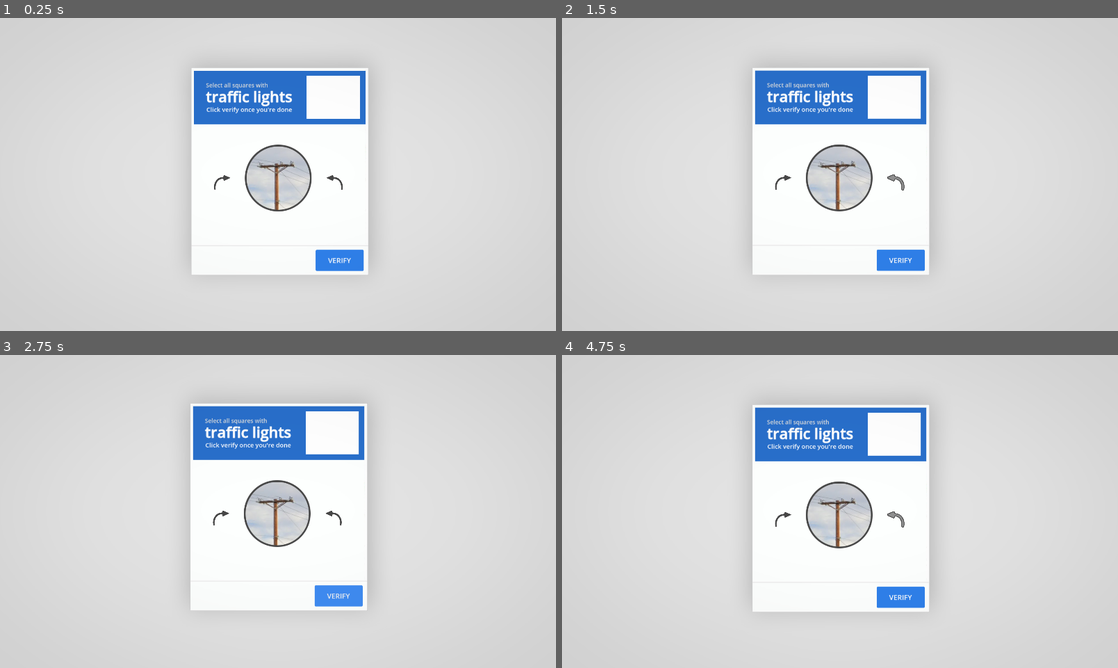
Above: before the commit, frames 1-4 (two rows, left to right).
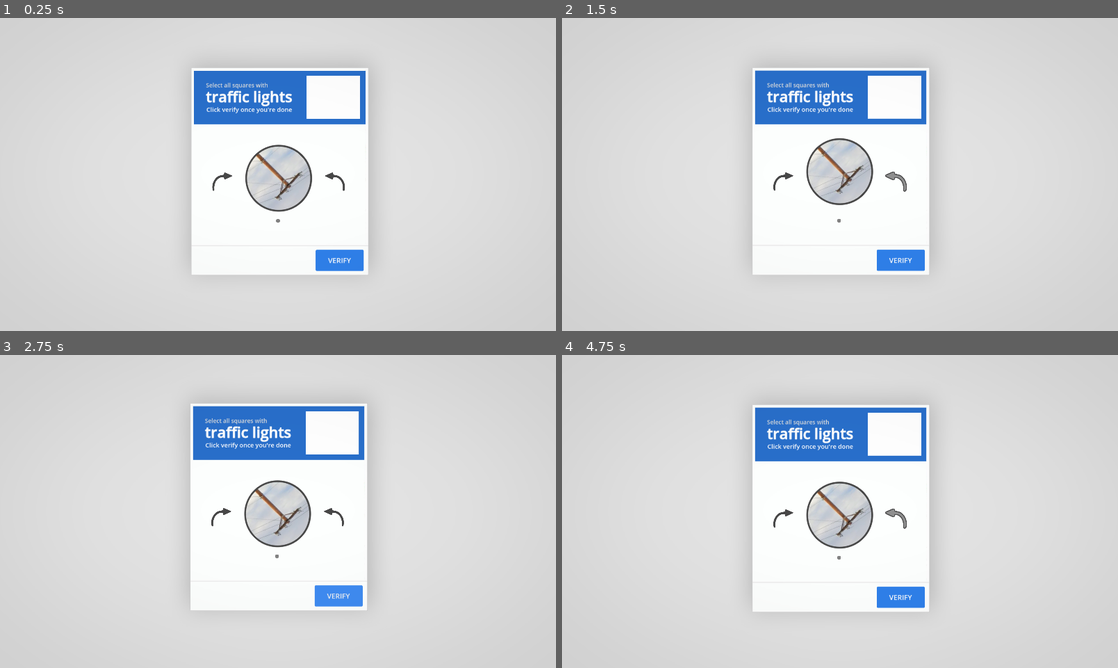
Above: after the commit, the same moments.

Repository: NonsenseNH/CaptchaWare
Game: Godot game, scene res://scenes/test_microgame.tscn
The game is run twice, just before and just after one commit, with the same random seed, the same clock (stepped at 60 frames per second) and the same inputs. This scene is started directly instead of the project's main scene. Sound files missing from this copy of the repository are replaced by a short silence.
Inputs (mouse positions are in pixels of both pictures, inside the frame that each line leads up to; where the layout moved, square brackets give the same spot in the first picture):
- Up to frame 1 (0.25 s): no input
- Up to frame 2 (1.5 s): click (784, 180) [784, 183] at 0.5 s; click (895, 180) [895, 183] at 1.25 s
- Up to frame 3 (2.75 s): click "VERIFY" at 2 s
- Up to frame 4 (4.75 s): click "VERIFY" at 2.75 s; click (784, 517) at 3.5 s; click (895, 517) [895, 520] at 4.25 s

The runs differ from the first frame. In frame 1, 0.9% of the frame differs, in the area x 38-62%, y 40-66%; in frame 2, 1.4%, in the area x 38-65%, y 18-66%; in frame 3, 0.9%; in frame 4, 1.0%.

Commit message:
coded some face_right_up stuffs

Diff:
--- a/scenes/test_microgame.tscn
+++ b/scenes/test_microgame.tscn
@@ -49,6 +49,43 @@
 [sub_resource type="StyleBoxFlat" id="StyleBoxFlat_kxyth"]
 bg_color = Color(0, 0, 0, 0.133333)
 
+[sub_resource type="Animation" id="Animation_dosju"]
+resource_name = "bounce"
+length = 0.2035
+tracks/0/type = "value"
+tracks/0/imported = false
+tracks/0/enabled = true
+tracks/0/path = NodePath("Circle:position")
+tracks/0/interp = 1
+tracks/0/loop_wrap = true
+tracks/0/keys = {
+"times": PackedFloat32Array(0, 0.1, 0.2),
+"transitions": PackedFloat32Array(0.27739248, 2.4622896, 1),
+"update": 0,
+"values": [Vector2(204, 122.265015), Vector2(204, 97.475), Vector2(204, 122.265015)]
+}
+
+[sub_resource type="Animation" id="Animation_4rwuo"]
+length = 0.001
+tracks/0/type = "value"
+tracks/0/imported = false
+tracks/0/enabled = true
+tracks/0/path = NodePath("Circle:position")
+tracks/0/interp = 1
+tracks/0/loop_wrap = true
+tracks/0/keys = {
+"times": PackedFloat32Array(0),
+"transitions": PackedFloat32Array(1),
+"update": 0,
+"values": [Vector2(204, 122.265015)]
+}
+
+[sub_resource type="AnimationLibrary" id="AnimationLibrary_xxse2"]
+_data = {
+&"RESET": SubResource("Animation_4rwuo"),
+&"bounce": SubResource("Animation_dosju")
+}
+
 [sub_resource type="StyleBoxFlat" id="StyleBoxFlat_eyf67"]
 bg_color = Color(0.7962427, 0.7962432, 0.7962428, 1)
 border_width_left = 2
@@ -390,11 +427,11 @@
 
 [node name="arrowLeft" type="TextureButton" parent="MicrogameGameplay/window/captcha_window/curGame/faceRightUp"]
 layout_mode = 0
-offset_left = 45.0
-offset_top = 112.265015
-offset_right = 137.30705
-offset_bottom = 195.10468
-scale = Vector2(0.49638206, 0.49638206)
+offset_left = 40.0
+offset_top = 105.265015
+offset_right = 132.30705
+offset_bottom = 188.10468
+scale = Vector2(0.61638206, 0.61638206)
 focus_mode = 0
 texture_normal = ExtResource("11_xc6lx")
 texture_pressed = ExtResource("13_8u1fw")
@@ -404,11 +441,11 @@
 
 [node name="arrowRight" type="TextureButton" parent="MicrogameGameplay/window/captcha_window/curGame/faceRightUp"]
 layout_mode = 0
-offset_left = 317.00003
-offset_top = 112.265015
-offset_right = 409.30707
-offset_bottom = 195.10468
-scale = Vector2(0.49638206, 0.49638206)
+offset_left = 312.00003
+offset_top = 105.265015
+offset_right = 404.30707
+offset_bottom = 188.10468
+scale = Vector2(0.61638206, 0.61638206)
 focus_mode = 0
 texture_normal = ExtResource("11_xc6lx")
 texture_pressed = ExtResource("13_8u1fw")
@@ -426,6 +463,11 @@
 offset_bottom = 225.26501
 theme_override_constants/separation = 20
 alignment = 1
+
+[node name="anims" type="AnimationPlayer" parent="MicrogameGameplay/window/captcha_window/curGame/faceRightUp"]
+libraries = {
+&"": SubResource("AnimationLibrary_xxse2")
+}
 
 [node name="shadow" type="TextureRect" parent="MicrogameGameplay/window/captcha_window"]
 self_modulate = Color(0, 0, 0, 0.2509804)
@@ -652,4 +694,6 @@
 [node name="Sprite2D" type="Sprite2D" parent="."]
 
 [connection signal="pressed" from="MicrogameGameplay/window/captcha_window/lowbar/verifyButton" to="MicrogameGameplay/window" method="_on_verify_button_pressed"]
+[connection signal="pressed" from="MicrogameGameplay/window/captcha_window/curGame/faceRightUp/arrowLeft" to="MicrogameGameplay/window/captcha_window/curGame/faceRightUp" method="_on_arrow_left_pressed"]
+[connection signal="pressed" from="MicrogameGameplay/window/captcha_window/curGame/faceRightUp/arrowRight" to="MicrogameGameplay/window/captcha_window/curGame/faceRightUp" method="_on_arrow_right_pressed"]
 [connection signal="timeout" from="MicrogameGameplay/Timer" to="MicrogameGameplay" method="_on_timer_timeout"]
--- a/scripts/cam_script.gd
+++ b/scripts/cam_script.gd
@@ -6,6 +6,15 @@
 
 var shake_amount : float = 0
 var shake_vector : Vector2 = Vector2.ZERO
+var parallax_offset := Vector2.ZERO
+@onready var default_zoom :Vector2 = zoom
+
+var force_pause : bool = false
+
+#region Effects
+func pause_game(paused : bool) -> void: #use this function to prevent hitstop from unpausing the tree
+	force_pause = paused
+	get_tree().paused = paused
 
 func shake_camera(intensity:float, duration:float) -> void:
 	if duration == 0:
@@ -13,11 +22,31 @@
 	var shake_amount_tween : Tween = create_tween()
 	shake_amount_tween.tween_property(self, "shake_amount", 0, duration).from(shake_amount + intensity).set_ease(Tween.EASE_OUT).set_trans(Tween.TRANS_CUBIC)
 
+func camera_bop_in(zoom_amount: float, duration:float) -> void:
+	var bop_tween : Tween = create_tween()
+	bop_tween.tween_property(self, "zoom", default_zoom, duration).from(Vector2.ONE * zoom_amount).set_ease(Tween.EASE_OUT).set_trans(Tween.TRANS_CUBIC)
+
 func camera_shake_process() -> void:
 	if shake_amount == 0: return
-	shake_vector = Vector2(randf_range(-shake_amount,shake_amount), randf_range(-shake_amount,shake_amount))
-	offset += shake_vector
+	var final_amount : float = shake_amount
+	shake_vector = Vector2(randf_range(-final_amount,final_amount), randf_range(-final_amount,final_amount))
+
+func parallax_system() -> void:
+	if parallax_offset_amount == 0: return
+	parallax_offset = lerp(Vector2.ZERO, get_local_mouse_position(), parallax_offset_amount / 100.0)
+
+func hit_stop(duration: float) -> void:
+	get_tree().paused = true
+	await get_tree().create_timer(duration).timeout
+	get_tree().paused = force_pause
+#endregion
+
+func _input(event: InputEvent) -> void:
+	if event is InputEventMouseMotion:
+		parallax_system()
+
+func _physics_process(_delta: float) -> void:
+	camera_shake_process()
 
 func _process(_delta: float) -> void:
-	offset = lerp(Vector2.ZERO, get_local_mouse_position(), parallax_offset_amount / 100.0)
-	camera_shake_process()
+	offset = shake_vector + parallax_offset
--- a/scripts/microgames/face_right_up/face_right_up.gd
+++ b/scripts/microgames/face_right_up/face_right_up.gd
@@ -1,11 +1,72 @@
 extends Microgame
 
+const IMAGES_FOLDER = "res://sprites/face_right_up/images/"
+const DOT_INSTANCE = "res://instances/faceUpRight/dot.tscn"
+const ROTATE_INTERVAL = 22.5
+
+@onready var hbox_container: HBoxContainer = $HBoxContainer
+@onready var the_ball: Node2D = $Circle
+@onready var anims: AnimationPlayer = $anims
+
+var image_pool : PackedStringArray = [
+	"test"
+]
+
+var how_many_balls : int = 1
+var current_ball : int = 1
+
+var ball_spin_dir : int = 0
+
+var cur_degrees : float = 0.0
 
 # Called when the node enters the scene tree for the first time.
 func _ready() -> void:
-	pass # Replace with function body.
+	var target_rotation : float = 0.0
 
+	while target_rotation == 0.0:
+		target_rotation = (randi_range(-7, 7) * ROTATE_INTERVAL)
 
-# Called every frame. 'delta' is the elapsed time since the previous frame.
-func _process(delta: float) -> void:
+	the_ball.rotation_degrees = (randi_range(-7, 7) * ROTATE_INTERVAL)
+	cur_degrees = the_ball.rotation_degrees
+
+	for i in range(how_many_balls):
+		var dot_instance = load(DOT_INSTANCE).instantiate()
+		hbox_container.add_child(dot_instance)
+
+func get_all_images() -> void:
+	image_pool = get_file_list(IMAGES_FOLDER)
+
+func push_ball() -> void:
+	if anims.is_playing():
+		anims.stop()
+	anims.play("bounce")
+
+	var ball_tween := create_tween()
+
+	var target_rotation : float = cur_degrees + (ROTATE_INTERVAL * ball_spin_dir)
+
+	ball_tween.tween_property(the_ball, "rotation_degrees", target_rotation, 0.4).set_trans(Tween.TRANS_EXPO).set_ease(Tween.EASE_OUT)
+	print_debug("Target Rotation: " + str(target_rotation))
+
+	cur_degrees = target_rotation
+
+func done_check() -> void:
+	var normalized_rotation : float = fmod(cur_degrees, 360.0)
+
+	if normalized_rotation == 0.0:
+		print_debug("yes")
+
+func switch_image() -> void:
 	pass
+
+func _on_arrow_right_pressed() -> void:
+	ball_spin_dir = -1
+	push_ball()
+
+	done_check()
+
+func _on_arrow_left_pressed() -> void:
+	ball_spin_dir = 1
+	push_ball()
+
+	done_check()
Not shown: 1 places in scenes/test_microgame.tscn that only renumber resources
